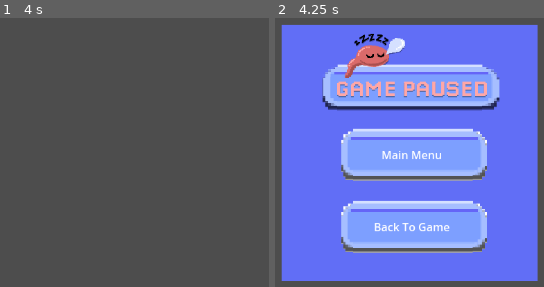
Above: before the commit, frames 1-2 (left to right).
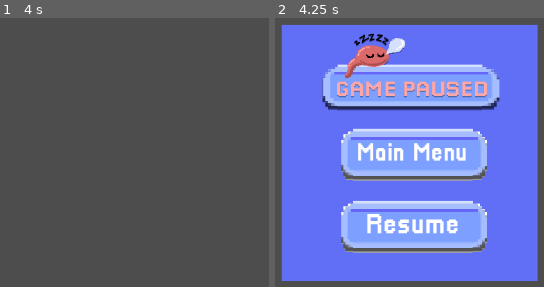
Above: after the commit, the same moments.

Repository: DangerousDaniel/Bubble-Drop-Godot-4
Game: Godot game, scene res://Playgrounds/Playground_Daniel.tscn
Two runs of this game, one before a commit and one after it. Both use one fixed random seed, a clock stepped at 60 frames per second and the inputs below. This scene is started directly instead of the project's main scene.
Inputs:
- Up to frame 1 (4 s): tap Enter at 0.5, 2, 3.5 s; hold D (MoveRight) 0.53-2.03 s; tap Space (Jump) at 0.77, 1.25, 1.52, 2.75, 3.02, 3.77 s; hold A (MoveLeft) 2.03-2.78 s; hold D (MoveRight) from 2.78 s (still down)
- Up to frame 2 (4.25 s): keep holding D (MoveRight); tap Escape (ui_cancel) at 4.15 s

Frame 1 is identical in both runs. In frame 2, 2.8% of the frame differs, in the area x 30-72%, y 46-81%.

Commit message:
Front added to Pause Menu

Diff:
--- a/bubble-drop-godot-4/Windows/PauseMenu/PauseMenu.tscn
+++ b/bubble-drop-godot-4/Windows/PauseMenu/PauseMenu.tscn
@@ -1,8 +1,9 @@
-[gd_scene load_steps=5 format=3 uid="uid://wtek45h4228a"]
+[gd_scene load_steps=6 format=3 uid="uid://wtek45h4228a"]
 
 [ext_resource type="Script" path="res://Windows/PauseMenu.gd" id="1_1su1a"]
 [ext_resource type="Texture2D" uid="uid://c3y8fjcwxpbfu" path="res://Windows/PauseMenu/Game Paused.png" id="2_lft62"]
 [ext_resource type="Texture2D" uid="uid://dd4jspxygd672" path="res://Themes/button-blue_03.png" id="3_20a1v"]
+[ext_resource type="FontFile" uid="uid://nod41fu6od3j" path="res://Themes/Pixellari.ttf" id="4_is3vl"]
 
 [sub_resource type="StyleBoxFlat" id="StyleBoxFlat_kigdn"]
 bg_color = Color(0.380392, 0.431373, 0.964706, 1)
@@ -69,6 +70,8 @@
 offset_bottom = 11.5
 grow_horizontal = 2
 grow_vertical = 2
+theme_override_fonts/font = ExtResource("4_is3vl")
+theme_override_font_sizes/font_size = 35
 text = "Main Menu"
 
 [node name="BackToGameButton" type="TextureButton" parent="PauseMenu/Panel/VBoxContainer"]
@@ -91,7 +94,9 @@
 offset_bottom = 11.5
 grow_horizontal = 2
 grow_vertical = 2
-text = "Back To Game"
+theme_override_fonts/font = ExtResource("4_is3vl")
+theme_override_font_sizes/font_size = 40
+text = "Resume"
 
 [connection signal="button_down" from="PauseMenu/Panel/VBoxContainer/BackToMainMenuButton" to="PauseMenu" method="_on_back_to_main_menu_button_button_down"]
 [connection signal="button_down" from="PauseMenu/Panel/VBoxContainer/BackToGameButton" to="PauseMenu" method="_on_back_to_game_button_button_down"]
